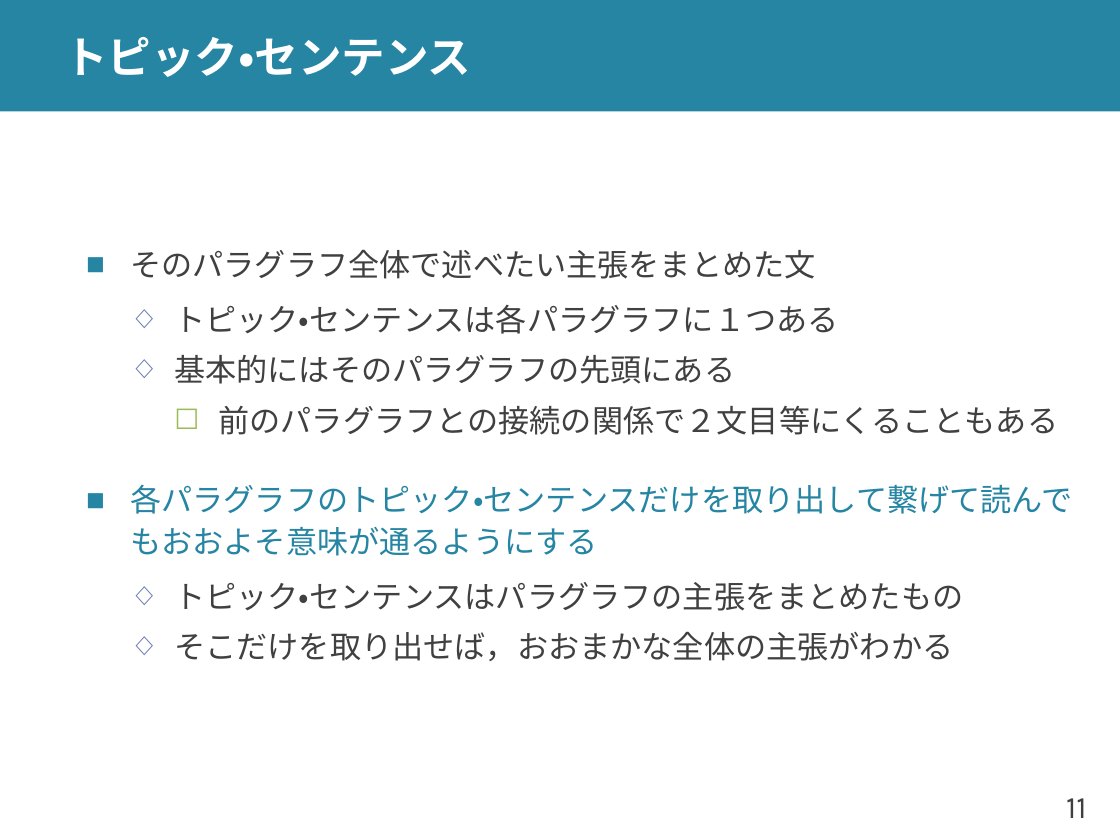
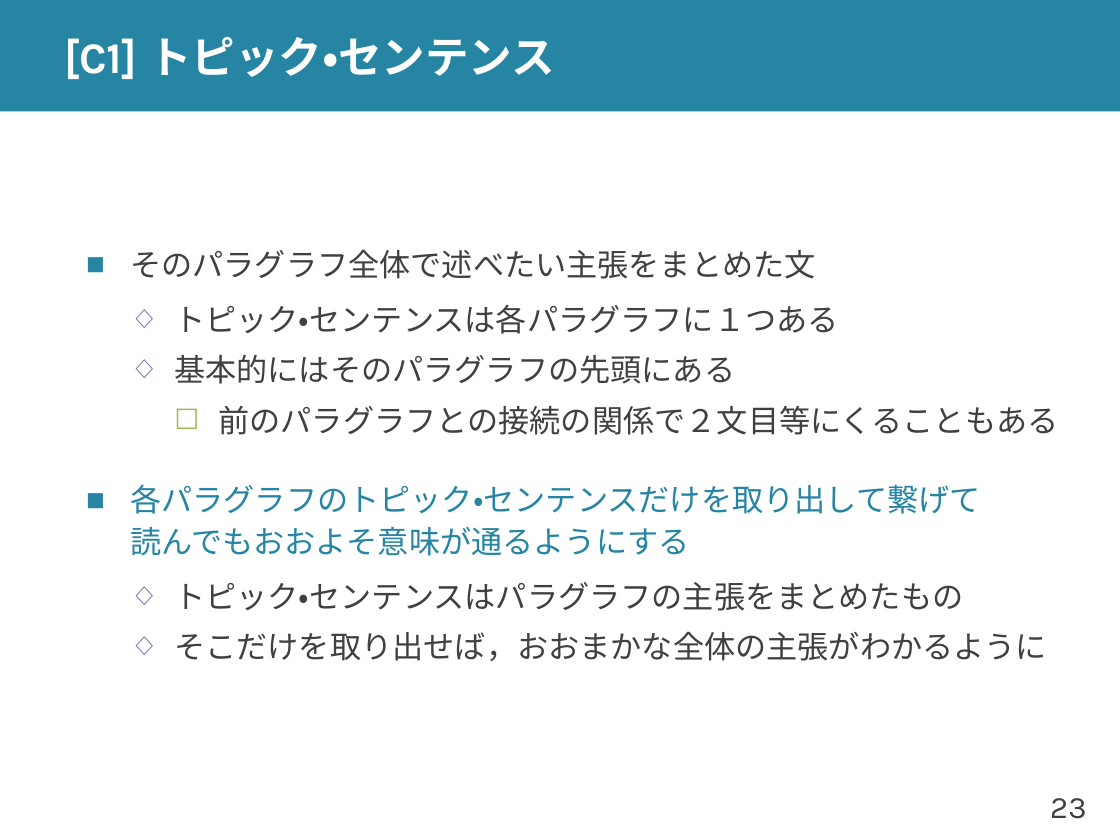
Before and after one commit to shioya-lab/how-to, a slide deck: slide 23 of writing.pptx (slide 11 before the commit). Drawn at 1120x840 pixels with LibreOffice and Linux fonts; fonts in the diff are those of the drawing. Boxes give left, top, right and bottom in pixels: in the first picture for what was removed or moved away, otherwise in the second. Text is boxed around its words. In the diff, an @@ line names an element or a change of style, - is before the commit and + after.

```diff
--- a/writing.pptx
+++ b/writing.pptx
@@ title at (64,37,555,79): text changed @@
-トピック・センテンス
+[C1] トピック・センテンス
@@ text at (130,484,981,556): spaces changed @@
-■ 各パラグラフのトピック・センテンスだけを取り出して繋げて読んでもおおよそ意味が通るようにする
+■ 各パラグラフのトピック・センテンスだけを取り出して繋げて
+  読んでもおおよそ意味が通るようにする
@@ text at (174,631,1047,661): text changed @@
-  ◇ そこだけを取り出せば，おおまかな全体の主張がわかる
+  ◇ そこだけを取り出せば，おおまかな全体の主張がわかるように
@@ page number at (1050,798,1086,819): text changed @@
-11
+23
```
Also in this commit, not shown: 19 other slides changed, 9 slides added, 1 slide removed, 2 other files.
